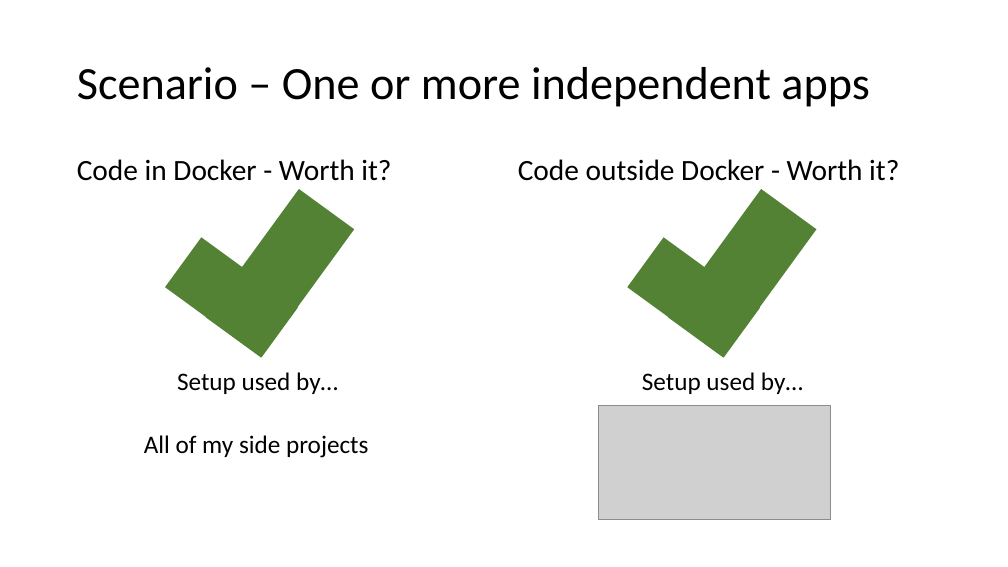
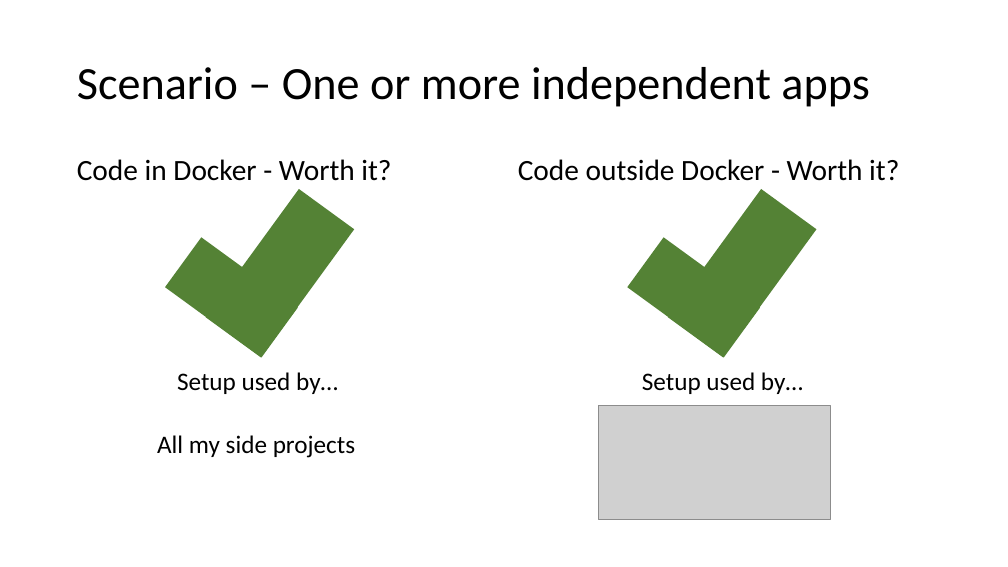
Before and after one commit to t27duck/showandtell, a slide deck: slide 22 of presentations/rubyconf/2019/containerizing_local_dev.pptx. Drawn at 1008x567 pixels with LibreOffice and Linux fonts; fonts in the diff are those of the drawing; grey boxes stand for pictures; background and template pictures are left out. Boxes give left, top, right and bottom in pixels: in the first picture for what was removed or moved away, otherwise in the second. Text is boxed around its words. In the diff, an @@ line names an element or a change of style, - is before the commit and + after.

```diff
--- a/presentations/rubyconf/2019/containerizing_local_dev.pptx
+++ b/presentations/rubyconf/2019/containerizing_local_dev.pptx
@@ text at [157,435,355,458]: text changed @@
-All of my side projects
+All my side projects
```
Also in this commit, not shown: 1 other slide changed, 1 other file.
